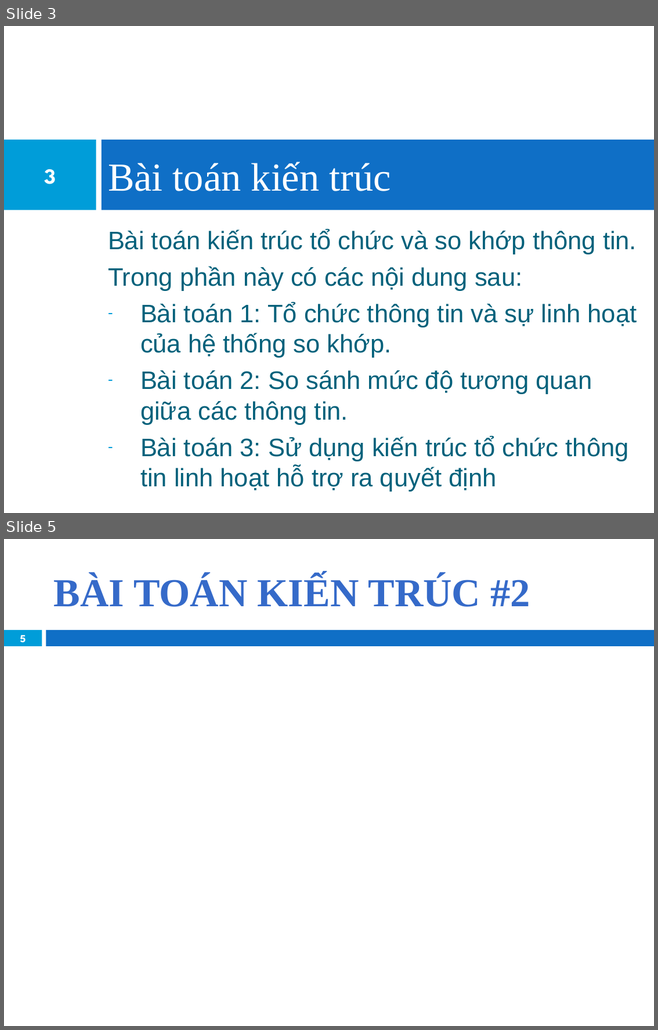
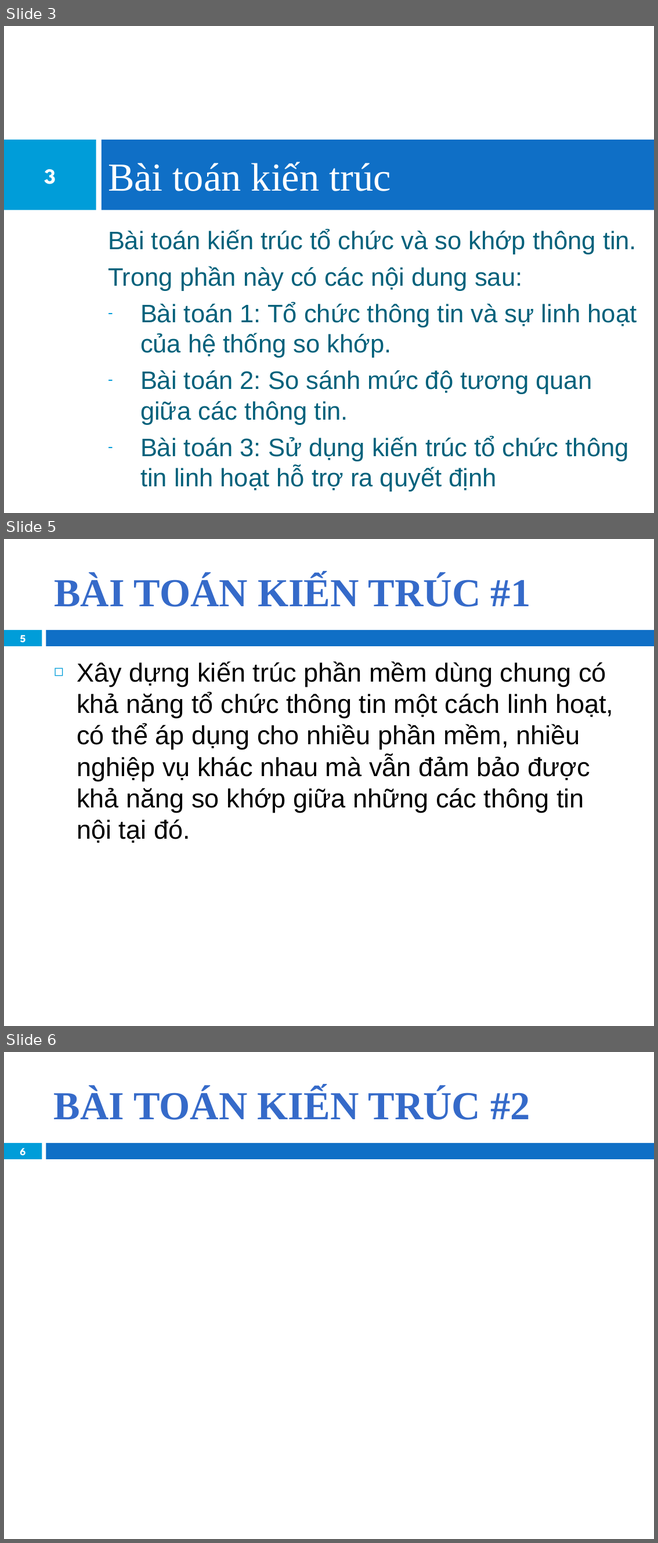
Before and after one commit to khanhduy94/jobzoom, a slide deck: Documents/JobZoom Presentation.pptx. Shown one above the other, each under a label of ours: slides 3 and 5 before the commit, slides 3, 5 and 6 after it; the slides between them are not shown. The pictures are 658x1030 and 658x1543 pixels, drawn with LibreOffice and Linux fonts; fonts in the diff are those of the drawing; background and template pictures are left out. Boxes give left, top, right and bottom in pixels: in the first picture for what was removed or moved away, otherwise in the second. Text is boxed around its words. In the diff, an @@ line names an element or a change of style, - is before the commit and + after.

```diff
--- a/Documents/JobZoom Presentation.pptx
+++ b/Documents/JobZoom Presentation.pptx
@@ slide 5 added at (4,539,654,1026), background #FFFFFF; not listed: 2 template elements that a slide beside it also shows @@
@@ title added at (54,575,530,607), 44 pt, text gradient #6488D4 to #356BCA to #005DB1 to #00539E to #00519B, bold @@
+BÀI TOÁN KIẾN TRÚC #1
@@ page number added at (20,635,26,643), 11.9 pt, text #FFFFFF, bold @@
+5
@@ text added at (76,661,613,843), 29 pt, text #000000 @@
+◻ Xây dựng kiến trúc phần mềm dùng chung có khả năng tổ chức thông tin một cách linh hoạt, có thể áp dụng cho nhiều phần mềm, nhiều nghiệp vụ khác nhau mà vẫn đảm bảo được khả năng so khớp giữa những các thông tin nội tại đó.
@@ what was slide 5 is now slide 6 @@
@@ page number at (20,1148,25,1156): text changed @@
-5
+6
```
Also in this commit, not shown: 1 slide changed.
